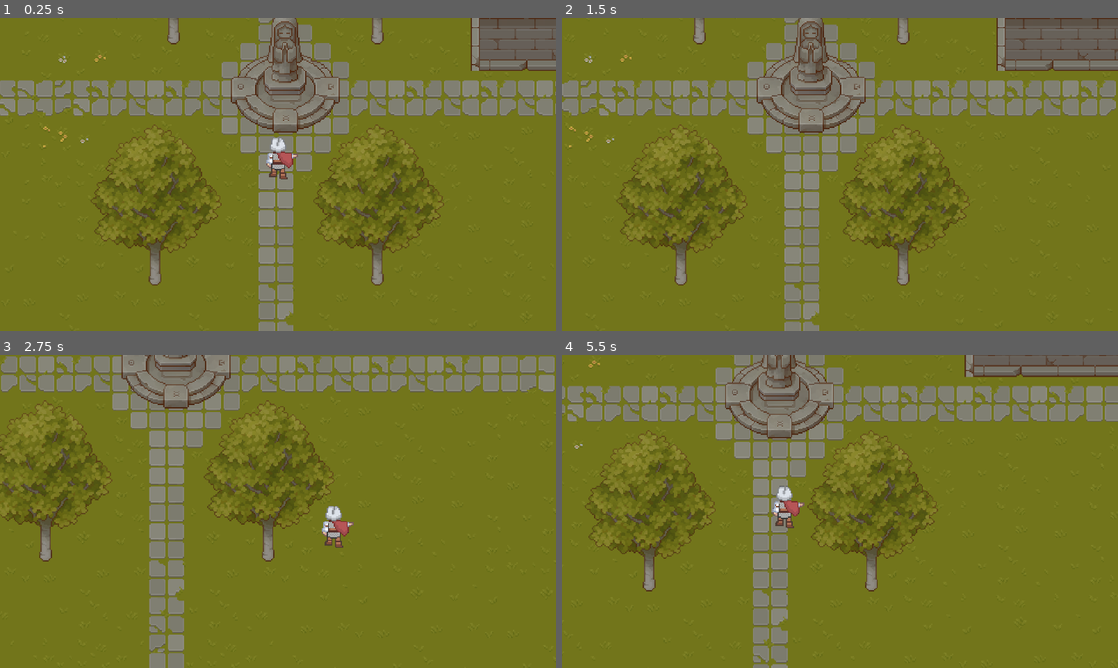
Above: before the commit, frames 1-4 (two rows, left to right).
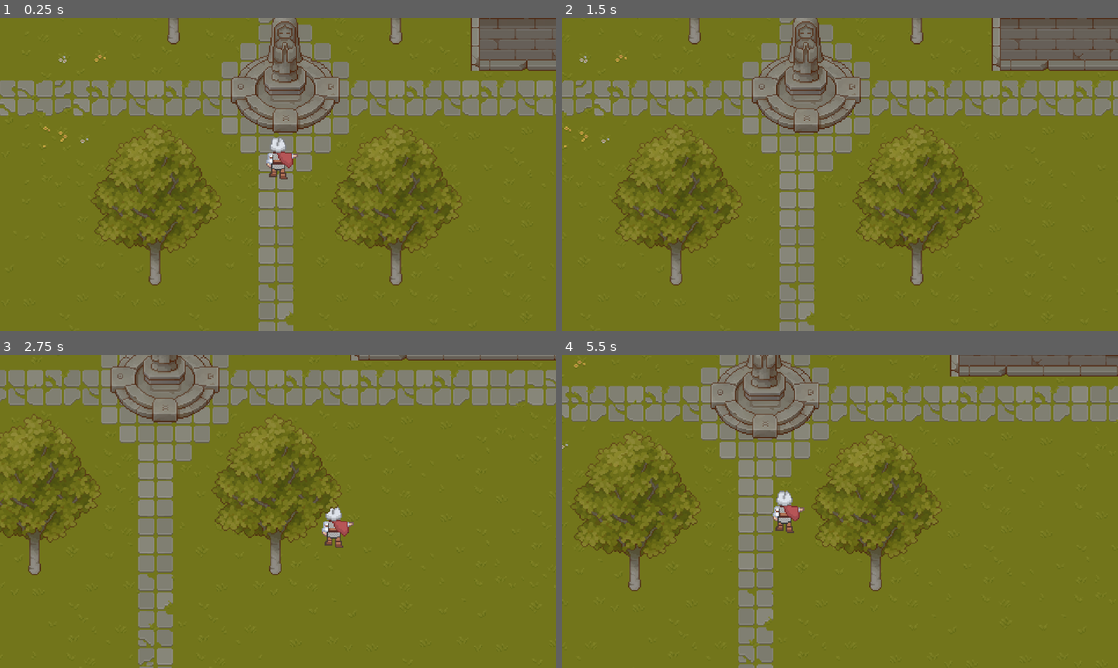
Above: after the commit, the same moments.

Repository: SamyTheSpheal/A-Roman-s-Requiem
Game: Godot game, scene res://Scenes/level1.tscn
Two runs of this game, one before a commit and one after it. Both use one fixed random seed, a clock stepped at 60 frames per second and the inputs below.
Inputs:
- Up to frame 1 (0.25 s): no input
- Up to frame 2 (1.5 s): tap Enter at 0.5 s; hold Right (ui_right) 0.53-1.28 s; hold Shift 0.53-1.28 s; hold Down (ui_down) from 1.28 s (still down); tap Shift at 1.35 s
- Up to frame 3 (2.75 s): release Down (ui_down) at 2.03 s; hold Right (ui_right) from 2.03 s (still down); hold Shift from 2.03 s (still down)
- Up to frame 4 (5.5 s): release Right (ui_right) at 2.78 s; release Shift at 2.78 s; hold Up (ui_up) 2.78-3.53 s; tap Shift at 2.85, 4.35 s; hold Shift 3.53-4.28 s; hold Left (ui_left) 3.53-5.03 s; hold Down (ui_down) from 5.03 s (still down); hold Shift from 5.03 s (still down)

The runs differ from the first frame. In frame 1, 3.5% of the frame differs, in the area x 56-84%, y 0-86%; in frame 2, 15%; in frame 3, 22%, in the area x 0-100%, y 0-100%; in frame 4, 17%.

Commit message:
Pre-Alpha 1.1
Stairs mechanic (WIP)

Diff:
--- a/Scenes/level1.tscn
+++ b/Scenes/level1.tscn
@@ -1,8 +1,9 @@
-[gd_scene load_steps=15 format=3 uid="uid://swv5agras8ae"]
+[gd_scene load_steps=17 format=3 uid="uid://swv5agras8ae"]
 
 [ext_resource type="Texture2D" uid="uid://s33hnai4awrs" path="res://Tilesets/TX Plant.png" id="1_01mv4"]
 [ext_resource type="Texture2D" uid="uid://ct02b8ruegmnq" path="res://Tilesets/TX Tileset Grass.png" id="2_357na"]
 [ext_resource type="Texture2D" uid="uid://cdkweqgs5domm" path="res://Tilesets/TX Struct.png" id="3_wa51j"]
+[ext_resource type="Texture2D" uid="uid://cxkp4govf4obo" path="res://Tilesets/60e4319e13a64ae0df0b7545_image22.png" id="3_x56s0"]
 [ext_resource type="Texture2D" uid="uid://c0mwwrp15bshr" path="res://Tilesets/TX Props.png" id="4_q3i2s"]
 [ext_resource type="Texture2D" uid="uid://4bqv0xsiu2fo" path="res://Tilesets/TX Tileset Stone Ground.png" id="5_4c6nu"]
 [ext_resource type="Texture2D" uid="uid://bduav7cvi4wan" path="res://Tilesets/TX Tileset Wall.png" id="6_s3rj6"]
@@ -1364,6 +1365,21 @@
 15:15/0/physics_layer_0/linear_velocity = Vector2(0, 0)
 15:15/0/physics_layer_0/angular_velocity = 0.0
 
+[sub_resource type="TileSetAtlasSource" id="TileSetAtlasSource_yo7y2"]
+texture = ExtResource("3_x56s0")
+0:3/size_in_atlas = Vector2i(1, 10)
+0:3/0 = 0
+0:3/0/physics_layer_0/linear_velocity = Vector2(0, 0)
+0:3/0/physics_layer_0/angular_velocity = 0.0
+1:4/size_in_atlas = Vector2i(1, 10)
+1:4/0 = 0
+1:4/0/physics_layer_0/linear_velocity = Vector2(0, 0)
+1:4/0/physics_layer_0/angular_velocity = 0.0
+6:5/size_in_atlas = Vector2i(1, 11)
+6:5/0 = 0
+6:5/0/physics_layer_0/linear_velocity = Vector2(0, 0)
+6:5/0/physics_layer_0/angular_velocity = 0.0
+
 [sub_resource type="TileSetAtlasSource" id="TileSetAtlasSource_bw0ci"]
 texture = ExtResource("3_wa51j")
 25:1/0 = 0
@@ -2641,6 +2657,7 @@
 sources/0 = SubResource("TileSetAtlasSource_1ku2m")
 sources/4 = SubResource("TileSetAtlasSource_kmoyd")
 sources/6 = SubResource("TileSetAtlasSource_maxka")
+sources/2 = SubResource("TileSetAtlasSource_yo7y2")
 
 [node name="Level1" type="Node2D"]
 y_sort_enabled = true
@@ -2652,10 +2669,20 @@
 layer_0/name = "Ground"
 layer_0/tile_data = PackedInt32Array(917506, 131073, 0, 983042, 131073, 1, 1048578, 131073, 2, 1114114, 131073, 3, 1179 …(50620 unchanged characters)…
 layer_1/name = "Walkable"
-layer_1/tile_data = PackedInt32Array(1900572, 1441796, 16)
+layer_1/tile_data = PackedInt32Array(1900572, 1441796, 16, 1966134, 393218, 5, 1900599, 393218, 5, 1835064, 393218, 5, 1769529, 393218, 5, 1703994, 393218, 5, 1638459, 393218, 5)
 layer_2/name = "YSort"
 layer_2/y_sort_enabled = true
-layer_2/tile_data = PackedInt32Array(1441814, 65536, 0, 1441825, 65536, 0, 2293793, 65536, 0, 2293781, 65536, 0, 1769500, 1769476, 1, 1703978, 131078, 12, 1703983, 786438, 12, 1703985, 786438, 12, 1638438, 1376262, 2, 1638450, 1179654, 2, 1245222, 1376262, 2, 1245234, 1179654, 2, 1048617, 1572870, 2, 1048623, 1572870, 2)
+layer_2/tile_data = PackedInt32Array(1441814, 65536, 0, 2293781, 65536, 0, 1769500, 1769476, 1, 1703978, 131078, 12, 1703983, 786438, 12, 1703985, 786438, 12, 1638438, 1376262, 2, 1638450, 1179654, 2, 1245222, 1376262, 2, 1245234, 1179654, 2, 1048617, 1572870, 2, 1048623, 1572870, 2, 1441826, 65536, 0, 2293794, 65536, 0)
 
 [node name="Player" parent="." instance=ExtResource("7_wf2d5")]
 position = Vector2(450, 545)
+
+[node name="StairsRight" type="Area2D" parent="."]
+position = Vector2(918, 438)
+
+[node name="CollisionPolygon2D" type="CollisionPolygon2D" parent="StairsRight"]
+polygon = PackedVector2Array(-54, -29, 42, -118, 42, 26, -53, 114)
+
+[connection signal="area_entered" from="StairsRight" to="Player" method="_on_stairs_right_area_entered"]
+[connection signal="body_entered" from="StairsRight" to="Player" method="_on_stairs_right_body_entered"]
+[connection signal="body_exited" from="StairsRight" to="Player" method="_on_stairs_right_body_exited"]
--- a/Scripts/Player.gd
+++ b/Scripts/Player.gd
@@ -1,17 +1,35 @@
 extends CharacterBody2D
 
-@export var SPEED = 95
+@export var WALKSPEED = 75
+@export var SPRINTSPEED = 105
 @export var ACCELERATION = 1000
 @export var FRICTION = 1000
+@export var STAIRSMULTIPLIER= 0.75
+
+enum StairTypes {NONE, UP_DOWN, LEFT, RIGHT}
 
 @onready var axis = Vector2.ZERO
+@onready var target_speed = 0
+@onready var stair_type = StairTypes.NONE
+@onready var y_bias = 0
+@onready var speed_multiplier = 1
 
 func _physics_process(delta):
 	move(delta)
 
+
 func move(delta):
+	match stair_type:
+		StairTypes.RIGHT:
+			y_bias = -sign(axis.x)
+			speed_multiplier = STAIRSMULTIPLIER
+		StairTypes.NONE:
+			y_bias = 0
+			speed_multiplier = 1
+
 	axis.x = int(Input.is_action_pressed("ui_right")) - int(Input.is_action_pressed("ui_left"))
-	axis.y = int(Input.is_action_pressed("ui_down")) - int(Input.is_action_pressed("ui_up"))
+	axis.y = y_bias + int(Input.is_action_pressed("ui_down")) - int(Input.is_action_pressed("ui_up"))
+
 	axis = axis.normalized()
 
 	if axis == Vector2.ZERO:
@@ -20,7 +38,17 @@
 		else:
 			velocity = Vector2.ZERO
 	else:
+		if (Input.is_key_pressed(KEY_SHIFT)):
+			target_speed = SPRINTSPEED * speed_multiplier
+		else:
+			target_speed = WALKSPEED * speed_multiplier
 		velocity += (axis * ACCELERATION * delta)
-		velocity = velocity.limit_length(SPEED)
+		velocity = velocity.limit_length(target_speed)
 
 	move_and_slide()
+
+func _on_stairs_right_body_entered(body):
+	pass # Replace with function body.
+	stair_type = StairTypes.RIGHT
+func _on_stairs_right_body_exited(body):
+	stair_type = StairTypes.NONE
Binary file added: Tilesets/60e4319e13a64ae0df0b7545_image22.png
Not shown, added: Tilesets/60e4319e13a64ae0df0b7545_image22.png.import
